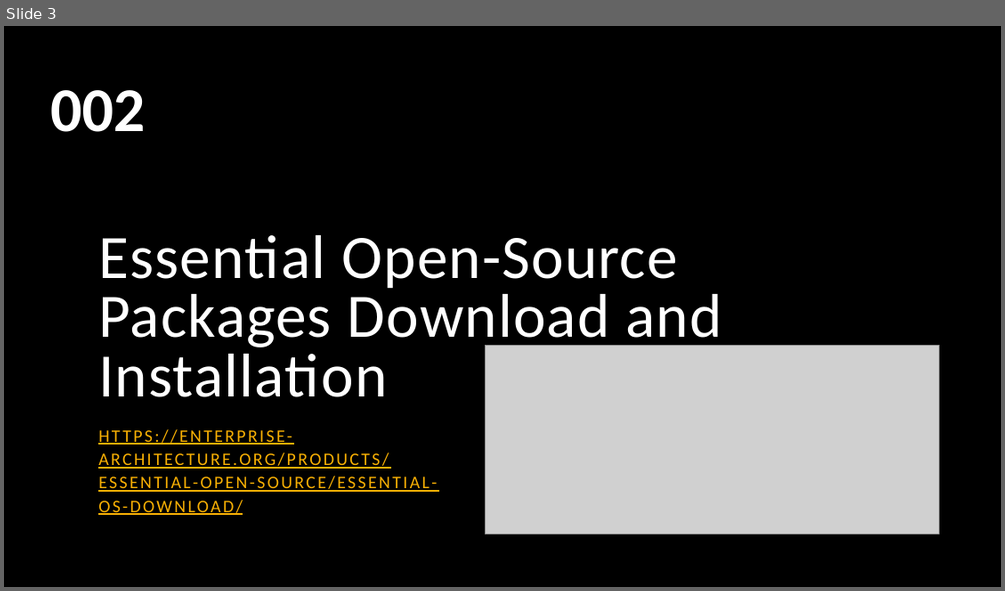
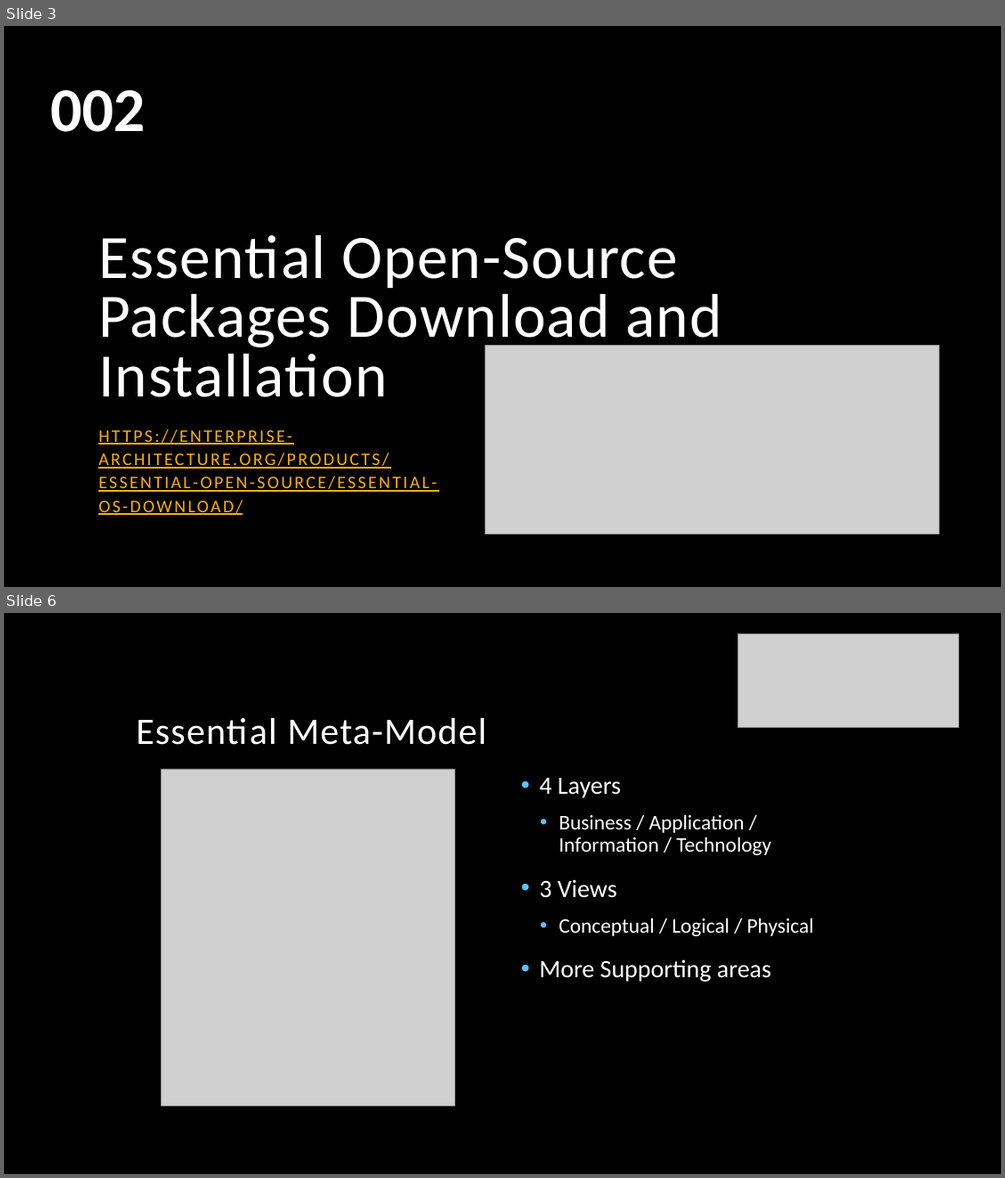
Before and after one commit to yasenstar/EA, a slide deck: Essential_EA/Practice on Essential Enterprise Architecture Tool.pptx. Shown one above the other, each under a label of ours: slide 3 before the commit, slides 3 and 6 after it; the slides between them are not shown. The pictures are 1005x591 and 1005x1178 pixels, drawn with LibreOffice and Linux fonts; fonts in the diff are those of the drawing; grey boxes stand for pictures; background and template pictures are left out. Boxes give left, top, right and bottom in pixels: in the first picture for what was removed or moved away, otherwise in the second. Text is boxed around its words. In the diff, an @@ line names an element or a change of style, - is before the commit and + after.

Commit message:
add Essential 003

```diff
--- a/Essential_EA/Practice on Essential Enterprise Architecture Tool.pptx
+++ b/Essential_EA/Practice on Essential Enterprise Architecture Tool.pptx
@@ slide 6 added at (x1=4, y1=613, x2=1001, y2=1174), background picture (left out) @@
@@ picture added at (x1=737, y1=634, x2=958, y2=728) @@
@@ title added at (x1=136, y1=718, x2=486, y2=745), 36 pt, text #FFFFFF @@
+Essential Meta-Model
@@ picture added at (x1=161, y1=769, x2=455, y2=1105) @@
@@ text added at (x1=539, y1=778, x2=814, y2=981), 20 pt, text #FFFFFF @@
+• 4 Layers
+  • Business / Application / Information / Technology
+• 3 Views
+  • Conceptual / Logical / Physical
+• More Supporting areas
```
Also in this commit, not shown: 3 other slides added, 2 other files.
